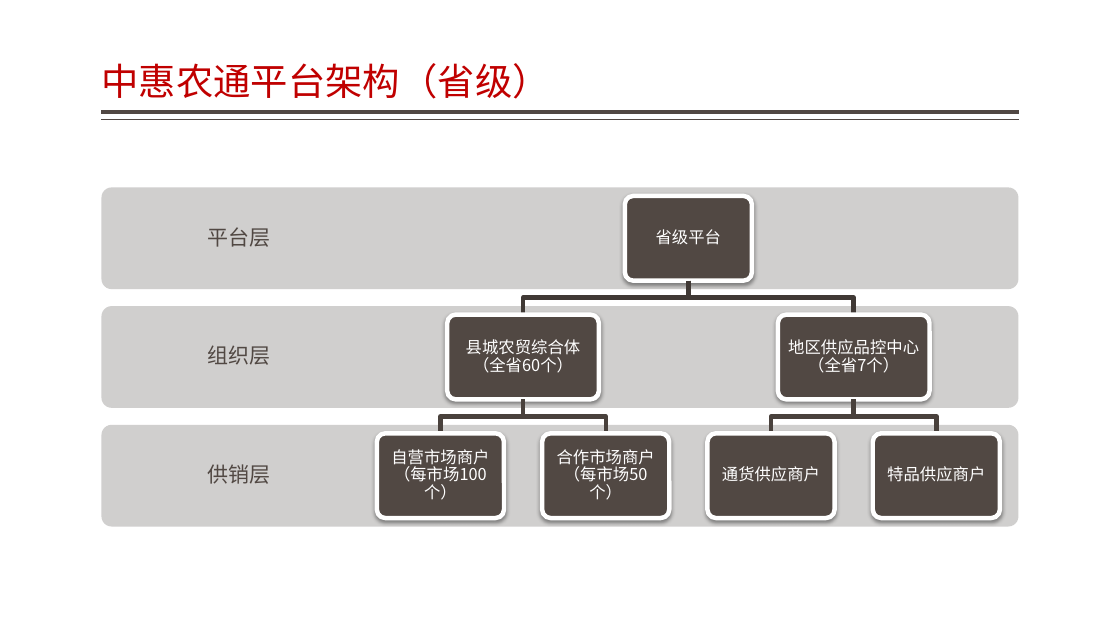
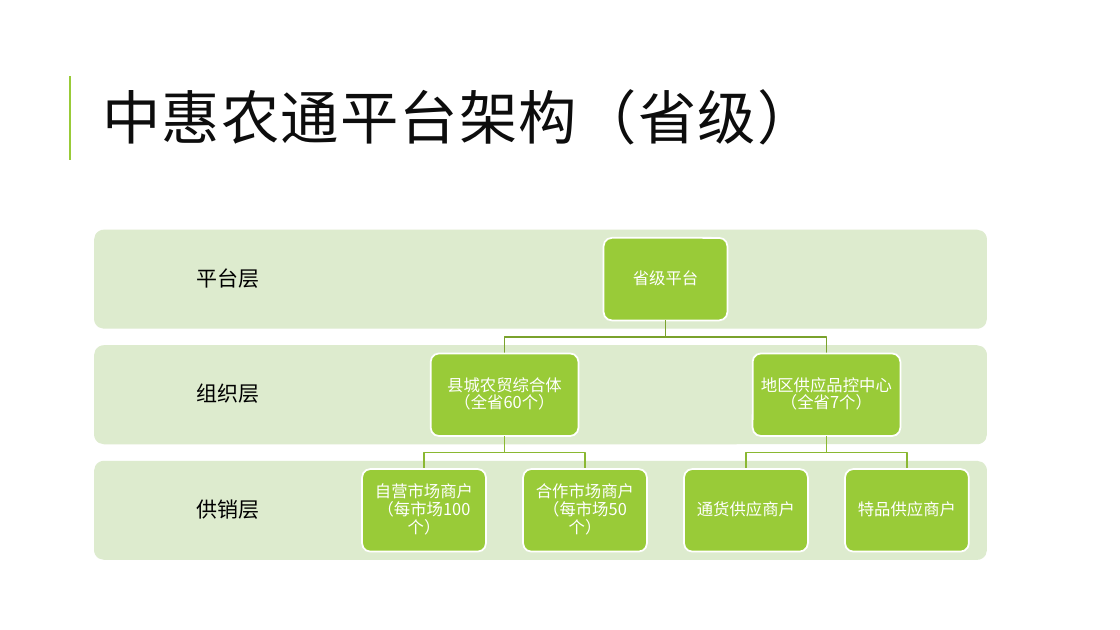
Before and after one commit to jzgi/chainsmart, a slide deck: slide 25 of Docs/品链供销平台.pptx (slide 24 before the commit). Drawn at 1120x630 pixels with LibreOffice and Linux fonts; fonts in the diff are those of the drawing. Boxes give left, top, right and bottom in pixels: in the first picture for what was removed or moved away, otherwise in the second. Text is boxed around its words. In the diff, an @@ line names an element or a change of style, - is before the commit and + after.

```diff
--- a/Docs/品链供销平台.pptx
+++ b/Docs/品链供销平台.pptx
@@ title "中惠农通平台架构（省级）": place and size @@
-title "中惠农通平台架构（省级）" at bbox=[101, 63, 550, 99]
+title "中惠农通平台架构（省级）" at bbox=[102, 89, 815, 145]
@@ title "中惠农通平台架构（省级）" at bbox=[102, 89, 815, 145]: size 32 to 50 pt, font Noto Sans CJK SC to Calibri, text colour #C00000 to #0D0D0D, letter spacing 0 to 1 pt; line spacing 0.9 to 0.8; vertical alignment bottom to middle @@
@@ line added from (70, 160) to (70, 76), #99CB38 1.5 pt @@
@@ line removed from (1019, 112) to (102, 112) @@
@@ line removed from (1019, 120) to (102, 120) @@
@@ text colour #514843 to #000000 in 3 elements at bbox=[196, 499, 259, 519], bbox=[196, 383, 259, 403], bbox=[196, 268, 259, 288] @@
@@ text "平台层": place and size @@
-text "平台层" at bbox=[208, 227, 271, 247]
+text "平台层" at bbox=[196, 268, 259, 288]
@@ fill #D0CFCF to #DEECCE in 3 elements at bbox=[94, 461, 987, 560], bbox=[94, 345, 987, 444], bbox=[94, 229, 987, 329] @@
@@ rounded rectangle: place and size @@
-rounded rectangle at bbox=[102, 187, 1019, 289]
+rounded rectangle at bbox=[94, 229, 987, 329]
@@ rounded rectangle: place and size @@
-rounded rectangle at bbox=[625, 196, 752, 281]
+rounded rectangle at bbox=[604, 238, 728, 320]
@@ fill #514843 to #99CB38; outline #FFFFFF 3.82 pt to #FFFFFF 1.5 pt; shadow off in 7 elements at bbox=[362, 469, 486, 551], bbox=[523, 469, 647, 551], bbox=[431, 354, 579, 436], bbox=[684, 469, 807, 551], bbox=[845, 469, 969, 551], bbox=[753, 354, 901, 436], bbox=[604, 238, 728, 320] @@
@@ text "省级平台": place and size @@
-text "省级平台" at bbox=[656, 229, 721, 245]
+text "省级平台" at bbox=[633, 270, 698, 286]
@@ freeform shape: place and size @@
-freeform shape at bbox=[523, 281, 689, 314]
+freeform shape at bbox=[505, 321, 666, 354]
@@ freeform shape at bbox=[505, 321, 666, 354]: outline #413A36 3.78 pt to #7BA32D 1.25 pt @@
@@ freeform shape at bbox=[665, 321, 827, 354]: outline #413A36 3.78 pt to #7BA32D 1.25 pt @@
@@ freeform shape: place and size @@
-freeform shape at bbox=[689, 281, 854, 314]
+freeform shape at bbox=[665, 321, 827, 354]
@@ text "组织层": place and size @@
-text "组织层" at bbox=[208, 345, 271, 365]
+text "组织层" at bbox=[196, 383, 259, 403]
@@ rounded rectangle: place and size @@
-rounded rectangle at bbox=[102, 306, 1019, 408]
+rounded rectangle at bbox=[94, 345, 987, 444]
@@ rounded rectangle: place and size @@
-rounded rectangle at bbox=[447, 315, 599, 400]
+rounded rectangle at bbox=[431, 354, 579, 436]
@@ text "县城农贸综合体 （全省60个）": place and size @@
-text "县城农贸综合体 （全省60个）" at bbox=[466, 339, 581, 373]
+text "县城农贸综合体 （全省60个）" at bbox=[447, 377, 562, 410]
@@ rounded rectangle: place and size @@
-rounded rectangle at bbox=[778, 315, 930, 400]
+rounded rectangle at bbox=[753, 354, 901, 436]
@@ text "地区供应品控中心 （全省7个）": place and size @@
-text "地区供应品控中心 （全省7个）" at bbox=[788, 339, 919, 373]
+text "地区供应品控中心 （全省7个）" at bbox=[761, 377, 892, 410]
@@ 1 text, 1 rounded rectangle, 1 freeform shape: place and size @@
-1 text, 1 rounded rectangle, 1 freeform shape at bbox=[377, 399, 523, 518]
+1 text, 1 rounded rectangle, 1 freeform shape at bbox=[362, 436, 505, 551]
@@ 1 text, 1 rounded rectangle, 1 freeform shape: place and size @@
-1 text, 1 rounded rectangle, 1 freeform shape at bbox=[523, 399, 669, 518]
+1 text, 1 rounded rectangle, 1 freeform shape at bbox=[505, 436, 647, 551]
@@ 2 texts, 2 freeform shapes: place and size @@
-2 texts, 2 freeform shapes at bbox=[722, 399, 985, 482]
+2 texts, 2 freeform shapes at bbox=[697, 436, 956, 517]
@@ outline #4A413D 3.78 pt to #8BB833 1.25 pt in 4 elements at bbox=[424, 436, 505, 469], bbox=[505, 436, 586, 469], bbox=[746, 436, 827, 469], bbox=[827, 436, 907, 469] @@
@@ text "供销层": place and size @@
-text "供销层" at bbox=[208, 464, 271, 484]
+text "供销层" at bbox=[196, 499, 259, 519]
@@ rounded rectangle: place and size @@
-rounded rectangle at bbox=[102, 425, 1019, 527]
+rounded rectangle at bbox=[94, 461, 987, 560]
@@ rounded rectangle: place and size @@
-rounded rectangle at bbox=[707, 434, 834, 518]
+rounded rectangle at bbox=[684, 469, 807, 551]
@@ rounded rectangle: place and size @@
-rounded rectangle at bbox=[873, 434, 1000, 518]
+rounded rectangle at bbox=[845, 469, 969, 551]
```
Also in this commit, not shown: 26 other slides changed, 1 slide added, 32 other files.
